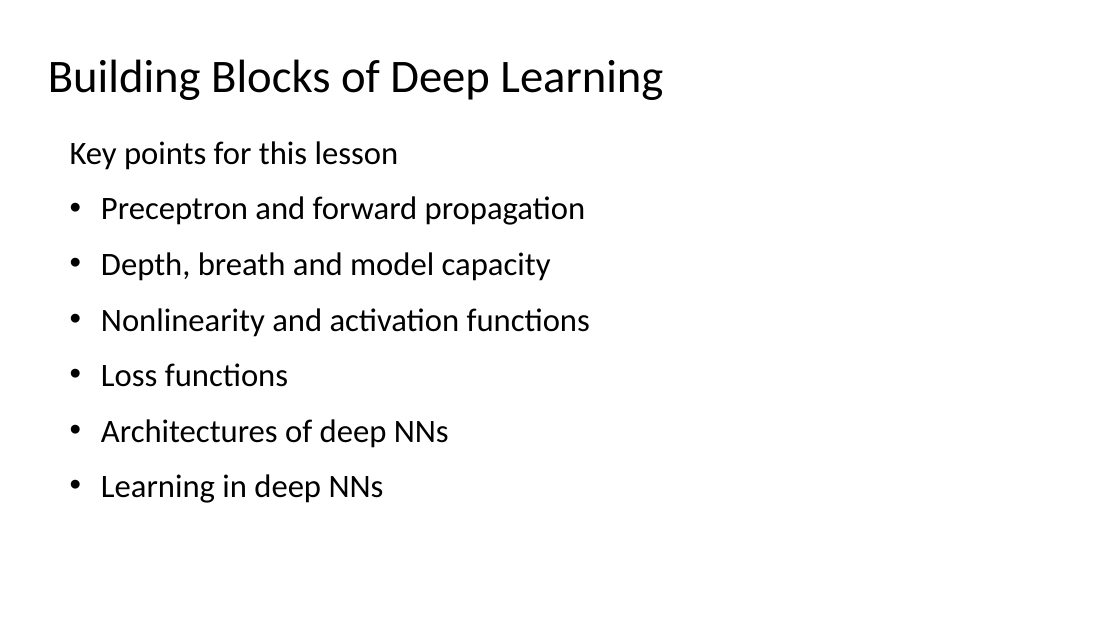
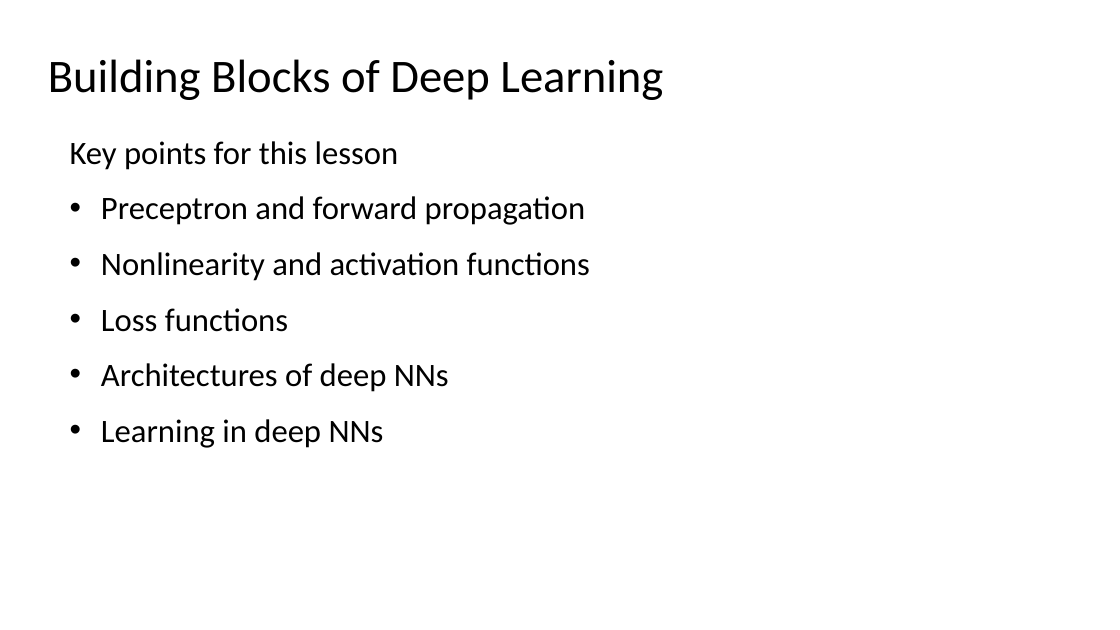
Before and after one commit to StephenElston/CSCI-E25, a slide deck: slide 6 of Slides/5_BuildingBlocksOfDeepLearning.pptx. Drawn at 1120x630 pixels with LibreOffice and Linux fonts; fonts in the diff are those of the drawing. Boxes give left, top, right and bottom in pixels: in the first picture for what was removed or moved away, otherwise in the second. Text is boxed around its words. In the diff, an @@ line names an element or a change of style, - is before the commit and + after.

```diff
--- a/Slides/5_BuildingBlocksOfDeepLearning.pptx
+++ b/Slides/5_BuildingBlocksOfDeepLearning.pptx
@@ text at <box>101,252,551,281</box>: paragraph removed @@
-• Depth, breath and model capacity
```
Also in this commit, not shown: 4 other slides changed, 1 slide added.
